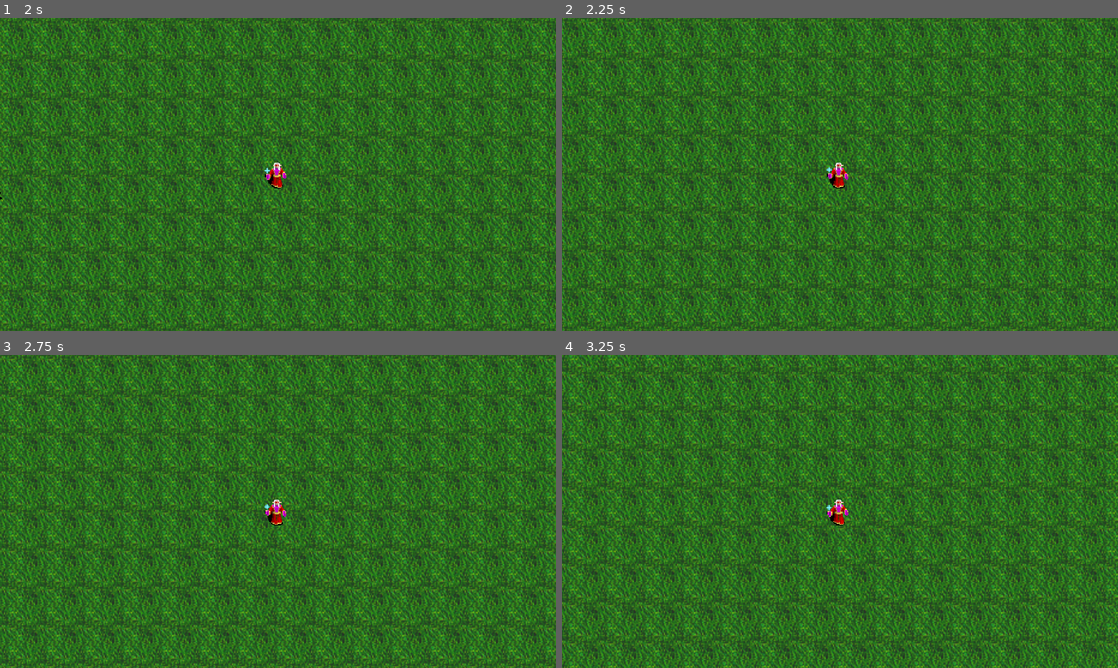
Above: before the commit, frames 1-4 (two rows, left to right).
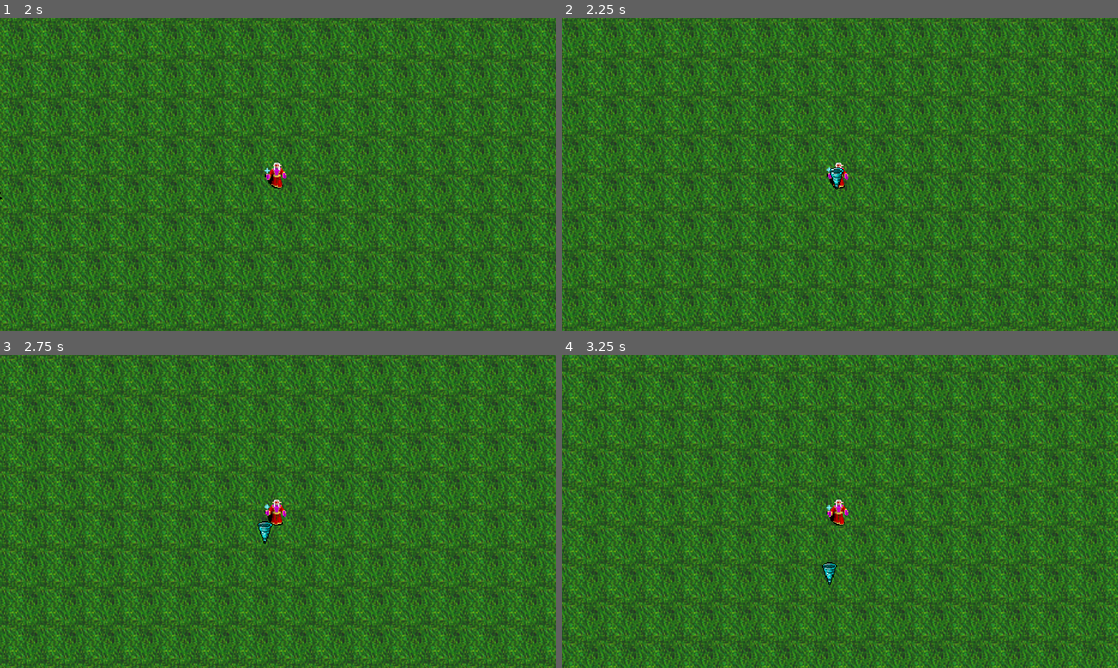
Above: after the commit, the same moments.

Repository: AGH-Code-Industry/monstrous-tide
Game: Godot game, scene res://Assets/World/world.tscn
Two runs of this game, one before a commit and one after it. Both use one fixed random seed, a clock stepped at 60 frames per second and the inputs below.
Inputs:
- Up to frame 1 (2 s): tap Enter at 0.5 s; hold D (right) 0.53-1.28 s; hold S (down) from 1.28 s (still down)
- Up to frame 2 (2.25 s): release S (down) at 2.03 s; hold D (right) from 2.03 s (still down)
- Up to frame 3 (2.75 s): keep holding D (right)
- Up to frame 4 (3.25 s): release D (right) at 2.78 s; hold W (up) from 2.78 s (still down)

Frame 1 is identical in both runs. In frame 2, 0.1% of the frame differs, in the area x 48-51%, y 47-55%; in frame 3, 0.1%; in frame 4, 0.1%, in the area x 46-50%, y 66-74%.

Commit message:
Tornado working
Tornado working, some slight folder organising
TODO find alternative to get_node("../../..") in projectiles, seems unsafe and unoptimised

Diff:
--- a/Assets/Player/Weapons/ice_spear.gd
+++ b/Assets/Player/Weapons/IceSpear/ice_spear.gd
@@ -1,6 +1,7 @@
 extends Node2D
 
-static var iceSpearProjectile : PackedScene = load("res://Assets/Player/Weapons/ice_spear_projectile.tscn")
+static var iceSpearProjectile : PackedScene = load(
+	"res://Assets/Player/Weapons/IceSpear/ice_spear_projectile.tscn")
 
 # Change these variables to affect projectiles
 @export var timeBetweenAttacks : float = 1.0 # In seconds
--- /dev/null
+++ b/Assets/Player/Weapons/IceSpear/ice_spear.tscn
@@ -0,0 +1,14 @@
+[gd_scene load_steps=3 format=3 uid="uid://e8jv4qm4pl42"]
+
+[ext_resource type="Script" path="res://Assets/Player/Weapons/IceSpear/ice_spear.gd" id="1_fs2jy"]
+[ext_resource type="PackedScene" uid="uid://c64vcfy75htnr" path="res://Assets/Utility/Weapons/projectile_spawner.tscn" id="2_u5fkj"]
+
+[node name="IceSpear" type="Node2D"]
+script = ExtResource("1_fs2jy")
+
+[node name="ProjectileSpawner" parent="." instance=ExtResource("2_u5fkj")]
+
+[node name="AttackTimer" type="Timer" parent="."]
+autostart = true
+
+[connection signal="timeout" from="AttackTimer" to="." method="_on_attack_timer_timeout"]
--- a/Assets/Player/Weapons/ice_spear_projectile.tscn
+++ b/Assets/Player/Weapons/IceSpear/ice_spear_projectile.tscn
@@ -1,8 +1,8 @@
-[gd_scene load_steps=5 format=3 uid="uid://cf7unlcnoi8tk"]
+[gd_scene load_steps=5 format=3 uid="uid://dh17b8rnm1yoa"]
 
-[ext_resource type="Script" path="res://Assets/Player/Weapons/ice_spear_projectile.gd" id="1_o8o3l"]
-[ext_resource type="Texture2D" uid="uid://b0dquvtrhdxsg" path="res://Assets/Tutorial/Items/Weapons/ice_spear.png" id="2_byrlv"]
-[ext_resource type="PackedScene" uid="uid://nrvwm1v463l" path="res://Assets/Utility/DamageBoxes/damage_box.tscn" id="3_gh3xt"]
+[ext_resource type="Script" path="res://Assets/Player/Weapons/IceSpear/ice_spear_projectile.gd" id="1_2kba0"]
+[ext_resource type="Texture2D" uid="uid://b0dquvtrhdxsg" path="res://Assets/Tutorial/Items/Weapons/ice_spear.png" id="2_vqhdn"]
+[ext_resource type="PackedScene" uid="uid://nrvwm1v463l" path="res://Assets/Utility/DamageBoxes/damage_box.tscn" id="3_32bnk"]
 
 [sub_resource type="RectangleShape2D" id="RectangleShape2D_52gi8"]
 size = Vector2(35, 8)
@@ -10,20 +10,20 @@
 [node name="IceSpearProjectile" type="Area2D" groups=["attack"]]
 collision_layer = 2
 collision_mask = 4
-script = ExtResource("1_o8o3l")
+script = ExtResource("1_2kba0")
 
 [node name="Sprite2D" type="Sprite2D" parent="."]
 texture_filter = 1
 position = Vector2(0.750002, -1.81066)
 rotation = 2.35619
-texture = ExtResource("2_byrlv")
+texture = ExtResource("2_vqhdn")
 
 [node name="DestroyTimer" type="Timer" parent="."]
 wait_time = 7.0
 one_shot = true
 autostart = true
 
-[node name="DamageBox" parent="." instance=ExtResource("3_gh3xt")]
+[node name="DamageBox" parent="." instance=ExtResource("3_32bnk")]
 collision_layer = 0
 collision_mask = 4
 
--- /dev/null
+++ b/Assets/Player/Weapons/Tornado/tornado.gd
@@ -0,0 +1,19 @@
+extends Node2D
+static var tornadoProjectile := load(
+	"res://Assets/Player/Weapons/Tornado/tornado_projectile.tscn")
+
+@export var time_between_attacks = 4
+@export var damage = 5
+@export var speed = 100
+@export var projectilesPerAttack = 3
+
+func _ready():
+	$AttackTimer.wait_time = time_between_attacks
+
+
+func set_wait_time(time): # Use this method to automatically update the timer
+	time_between_attacks = time
+	$AttackTimer.wait_time = time_between_attacks
+
+func _on_attack_timer_timeout():
+	$ProjectileSpawner.spawn_projectile(tornadoProjectile)
--- /dev/null
+++ b/Assets/Player/Weapons/Tornado/tornado.tscn
@@ -0,0 +1,15 @@
+[gd_scene load_steps=3 format=3 uid="uid://c2xi3w8srrklv"]
+
+[ext_resource type="Script" path="res://Assets/Player/Weapons/Tornado/tornado.gd" id="1_nj5nm"]
+[ext_resource type="PackedScene" uid="uid://c64vcfy75htnr" path="res://Assets/Utility/Weapons/projectile_spawner.tscn" id="2_cxnf4"]
+
+[node name="Tornado" type="Node2D"]
+script = ExtResource("1_nj5nm")
+
+[node name="ProjectileSpawner" parent="." instance=ExtResource("2_cxnf4")]
+
+[node name="AttackTimer" type="Timer" parent="."]
+wait_time = 2.0
+autostart = true
+
+[connection signal="timeout" from="AttackTimer" to="." method="_on_attack_timer_timeout"]
--- /dev/null
+++ b/Assets/Player/Weapons/Tornado/tornado_projectile.gd
@@ -0,0 +1,79 @@
+extends Area2D
+
+var last_movement = Vector2.ZERO
+var angle = Vector2.ZERO
+var angle_less = Vector2.ZERO
+var angle_more = Vector2.ZERO
+
+@onready var tornado = get_node("../../..")
+@onready var projectileSpawner = get_node("../..")
+@onready var player = get_node("/root/World/Player")
+
+@onready var speed = tornado.speed
+@onready var damage = tornado.damage
+@onready var attack_speed = 2
+
+func _ready():
+	last_movement = player.last_movement
+	set_damage(damage)
+	set_attack_speed(attack_speed)
+
+	# Movement, I have absolutely no bloody idea what's going on here
+	# and I won't event try to understand it as long as it works.
+	var move_to_less = Vector2.ZERO
+	var move_to_more = Vector2.ZERO
+
+	match last_movement:
+		Vector2.UP, Vector2.DOWN:
+			move_to_less = global_position + Vector2(randf_range(-1,-0.25), last_movement.y)*500
+			move_to_more = global_position + Vector2(randf_range(0.25,1), last_movement.y)*500
+		Vector2.RIGHT, Vector2.LEFT:
+			move_to_less = global_position + Vector2(last_movement.x, randf_range(-1,-0.25))*500
+			move_to_more = global_position + Vector2(last_movement.x, randf_range(0.25,1))*500
+		Vector2(1,1), Vector2(-1,-1), Vector2(1,-1), Vector2(-1,1):
+			move_to_less = global_position + Vector2(last_movement.x,
+				last_movement.y * randf_range(0,0.75))*500
+			move_to_more = global_position + Vector2(last_movement.x * randf_range(0,0.75),
+				last_movement.y)*500
+
+	angle_less = global_position.direction_to(move_to_less)
+	angle_more = global_position.direction_to(move_to_more)
+
+	var initital_tween = create_tween().set_parallel(true)
+	initital_tween.tween_property(self,"scale",Vector2(1,1),3).set_trans(Tween.TRANS_QUINT).set_ease(Tween.EASE_OUT)
+	var final_speed = speed
+	speed = speed/5.0
+	initital_tween.tween_property(self,"speed",final_speed,6).set_trans(Tween.TRANS_QUINT).set_ease(Tween.EASE_OUT)
+	initital_tween.play()
+
+	var tween = create_tween()
+	var set_angle = randi_range(0,1)
+	if set_angle == 1:
+		angle = angle_less
+		tween.tween_property(self,"angle", angle_more,2)
+		tween.tween_property(self,"angle", angle_less,2)
+		tween.tween_property(self,"angle", angle_more,2)
+		tween.tween_property(self,"angle", angle_less,2)
+		tween.tween_property(self,"angle", angle_more,2)
+		tween.tween_property(self,"angle", angle_less,2)
+	else:
+		angle = angle_more
+		tween.tween_property(self,"angle", angle_less,2)
+		tween.tween_property(self,"angle", angle_more,2)
+		tween.tween_property(self,"angle", angle_less,2)
+		tween.tween_property(self,"angle", angle_more,2)
+		tween.tween_property(self,"angle", angle_less,2)
+		tween.tween_property(self,"angle", angle_more,2)
+	tween.play()
+
+func _physics_process(delta):
+	global_position += angle*speed*delta
+
+func _on_destroy_timer_timeout():
+	queue_free()
+
+func set_damage(val):
+	$DamageBox.damage = val
+
+func set_attack_speed(val):
+	$DamageBox.attack_speed = val
--- /dev/null
+++ b/Assets/Player/Weapons/Tornado/tornado_projectile.tscn
@@ -0,0 +1,32 @@
+[gd_scene load_steps=5 format=3 uid="uid://bvt5vax83stvf"]
+
+[ext_resource type="Script" path="res://Assets/Player/Weapons/Tornado/tornado_projectile.gd" id="1_k4e0g"]
+[ext_resource type="Texture2D" uid="uid://bxgcnksu7wx3n" path="res://Assets/Tutorial/Items/Weapons/tornado.png" id="2_fficl"]
+[ext_resource type="PackedScene" uid="uid://nrvwm1v463l" path="res://Assets/Utility/DamageBoxes/damage_box.tscn" id="3_ot113"]
+
+[sub_resource type="RectangleShape2D" id="RectangleShape2D_2o5ww"]
+size = Vector2(19, 28)
+
+[node name="TornadoProjectile" type="Area2D"]
+collision_layer = 2
+collision_mask = 4
+script = ExtResource("1_k4e0g")
+
+[node name="Sprite2D" type="Sprite2D" parent="."]
+texture_filter = 1
+texture = ExtResource("2_fficl")
+
+[node name="DestroyTimer" type="Timer" parent="."]
+wait_time = 15.0
+
+[node name="DamageBox" parent="." instance=ExtResource("3_ot113")]
+collision_layer = 2
+collision_mask = 4
+
+[node name="CollisionShape2D" parent="DamageBox" index="0"]
+position = Vector2(0.5, 1)
+shape = SubResource("RectangleShape2D_2o5ww")
+
+[connection signal="timeout" from="DestroyTimer" to="." method="_on_destroy_timer_timeout"]
+
+[editable path="DamageBox"]
--- a/Assets/Player/Weapons/ice_spear.tscn
+++ /dev/null
@@ -1,14 +0,0 @@
-[gd_scene load_steps=3 format=3 uid="uid://e8jv4qm4pl42"]
-
-[ext_resource type="Script" path="res://Assets/Player/Weapons/ice_spear.gd" id="1_atg8l"]
-[ext_resource type="PackedScene" uid="uid://c64vcfy75htnr" path="res://Assets/Utility/Weapons/projectile_spawner.tscn" id="1_nipl3"]
-
-[node name="IceSpear" type="Node2D"]
-script = ExtResource("1_atg8l")
-
-[node name="ProjectileSpawner" parent="." instance=ExtResource("1_nipl3")]
-
-[node name="AttackTimer" type="Timer" parent="."]
-autostart = true
-
-[connection signal="timeout" from="AttackTimer" to="." method="_on_attack_timer_timeout"]
--- a/Assets/Player/player.gd
+++ b/Assets/Player/player.gd
@@ -3,7 +3,7 @@
 
 var animation_sprite: AnimatedSprite2D
 var movement_speed: float = 40.0
-var last_movement = Vector2.UP
+var last_movement := Vector2.UP
 
 func _ready():
 	animation_sprite = get_node("AnimatedSprite2D")
--- a/Assets/Player/player.tscn
+++ b/Assets/Player/player.tscn
@@ -4,7 +4,7 @@
 [ext_resource type="Script" path="res://Assets/Player/player.gd" id="1_jqw0g"]
 [ext_resource type="PackedScene" uid="uid://baj5k0y7p3ndk" path="res://Assets/Utility/DamageBoxes/hit_box.tscn" id="3_vkkdj"]
 [ext_resource type="PackedScene" uid="uid://nrvwm1v463l" path="res://Assets/Utility/DamageBoxes/damage_box.tscn" id="4_2ktlr"]
-[ext_resource type="PackedScene" uid="uid://e8jv4qm4pl42" path="res://Assets/Player/Weapons/ice_spear.tscn" id="5_gkjf5"]
+[ext_resource type="PackedScene" uid="uid://c2xi3w8srrklv" path="res://Assets/Player/Weapons/Tornado/tornado.tscn" id="5_ut88u"]
 
 [sub_resource type="Animation" id="Animation_xwp2e"]
 length = 0.001
@@ -100,7 +100,7 @@
 position = Vector2(2.5, 0.5)
 shape = SubResource("RectangleShape2D_743r1")
 
-[node name="IceSpear" parent="." instance=ExtResource("5_gkjf5")]
+[node name="Tornado" parent="." instance=ExtResource("5_ut88u")]
 
 [connection signal="on_death" from="HitBox" to="." method="_on_hit_box_on_death"]
 
Renamed: Assets/Player/Weapons/ice_spear_projectile.gd -> Assets/Player/Weapons/IceSpear/ice_spear_projectile.gd
